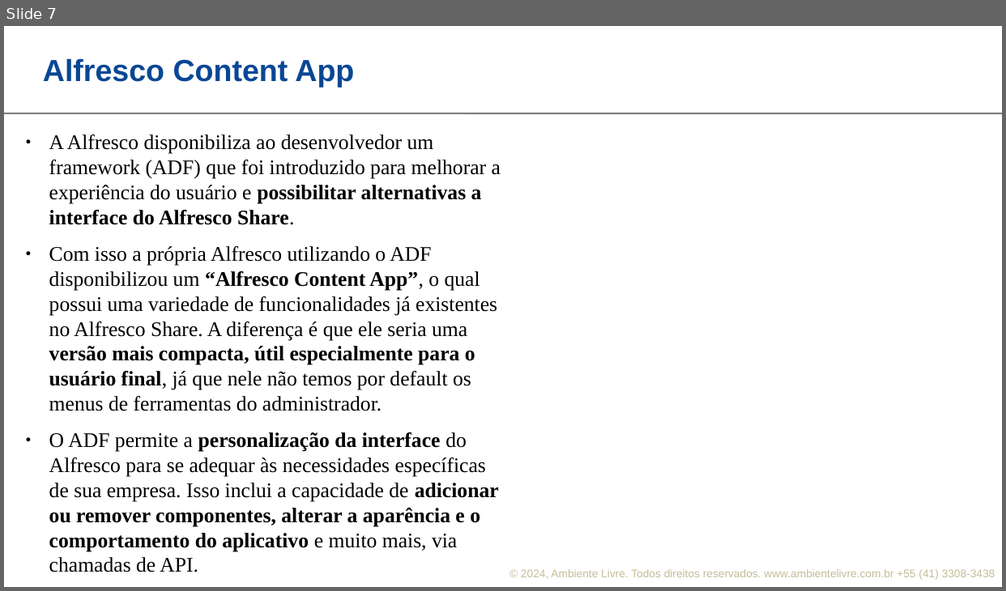
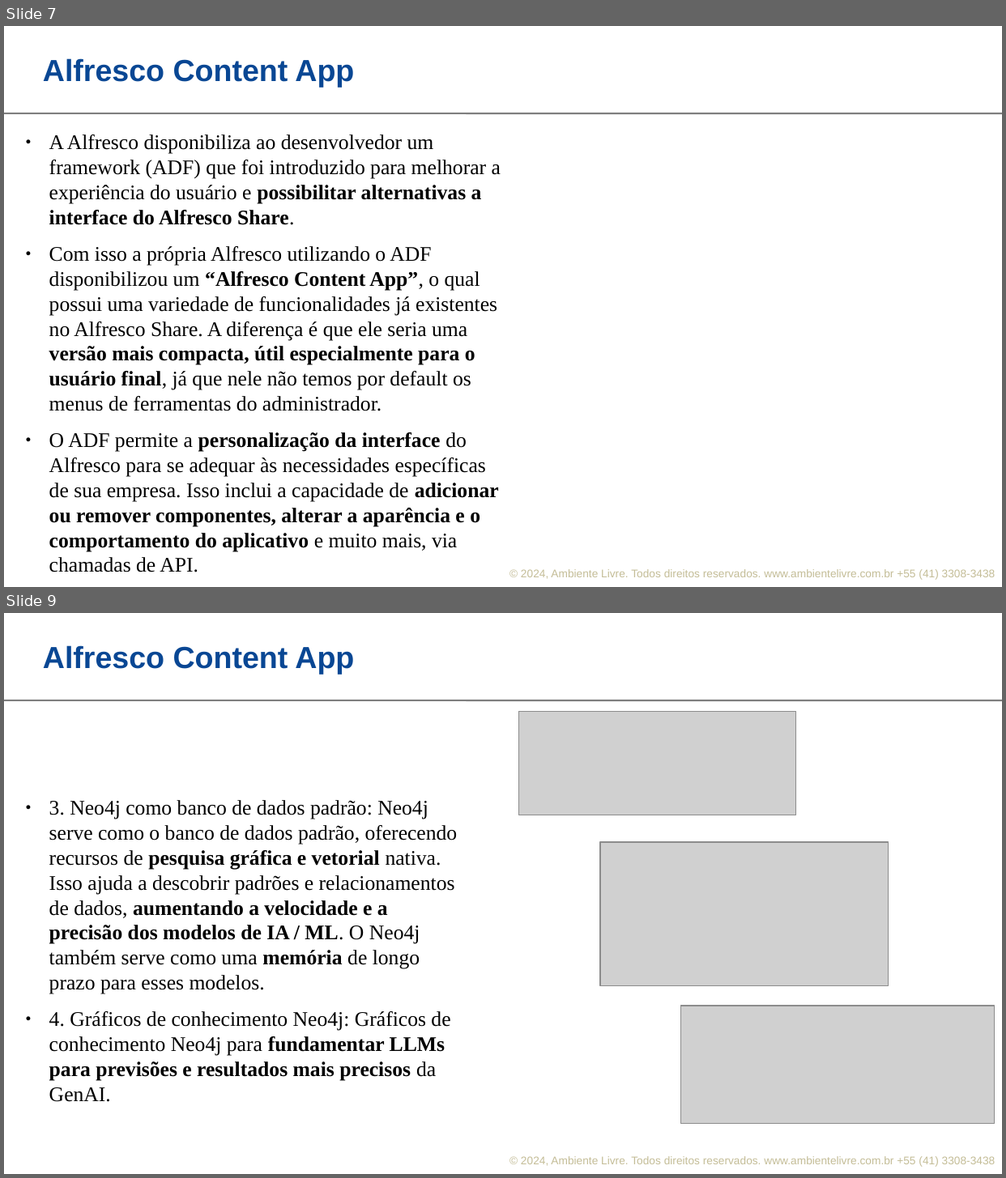
Before and after one commit to ambientelivre/labs, a slide deck: talks/apresentacao-alfresco/alfresco_apresentacao.odp. Shown one above the other, each under a label of ours: slide 7 before the commit, slides 7 and 9 after it; the slides between them are not shown. The pictures are 1006x591 and 1006x1178 pixels, drawn with LibreOffice and Linux fonts; fonts in the diff are those of the drawing; grey boxes stand for pictures; background and template pictures are left out. Boxes give left, top, right and bottom in pixels: in the first picture for what was removed or moved away, otherwise in the second. Text is boxed around its words. In the diff, an @@ line names an element or a change of style, - is before the commit and + after.

Commit message:
apresentacao alfresco atualizada

```diff
--- a/talks/apresentacao-alfresco/alfresco_apresentacao.odp
+++ b/talks/apresentacao-alfresco/alfresco_apresentacao.odp
@@ slide 9 added at (x1=4, y1=613, x2=1002, y2=1174), background #FFFFFF; not listed: 3 template elements that a slide beside it also shows @@
@@ title added at (x1=43, y1=645, x2=354, y2=674), 22 pt, text #094794, bold @@
+Alfresco Content App
@@ picture added at (x1=519, y1=711, x2=796, y2=815) @@
@@ text added at (x1=49, y1=800, x2=458, y2=1102), 15 pt, text #000000 @@
+● 3. Neo4j como banco de dados padrão: Neo4j serve como o banco de dados padrão, oferecendo recursos de pesquisa gráfica e vetorial nativa. Isso ajuda a descobrir padrões e relacionamentos de dados, aumentando a velocidade e a precisão dos modelos de IA / ML. O Neo4j também serve como uma memória de longo prazo para esses modelos.
+● 4. Gráficos de conhecimento Neo4j: Gráficos de conhecimento Neo4j para fundamentar LLMs para previsões e resultados mais precisos da GenAI.
@@ picture added at (x1=600, y1=842, x2=887, y2=986) @@
@@ picture added at (x1=680, y1=1006, x2=994, y2=1124) @@
```
Also in this commit, not shown: 5 other slides added.
